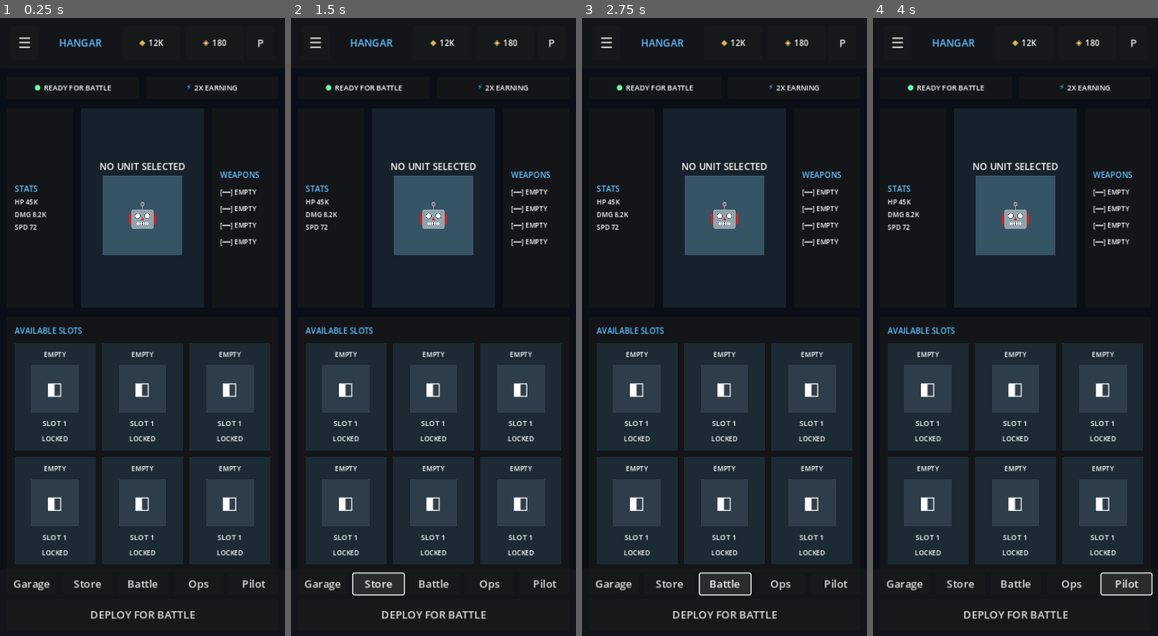
Above: before the commit, frames 1-4 (left to right).
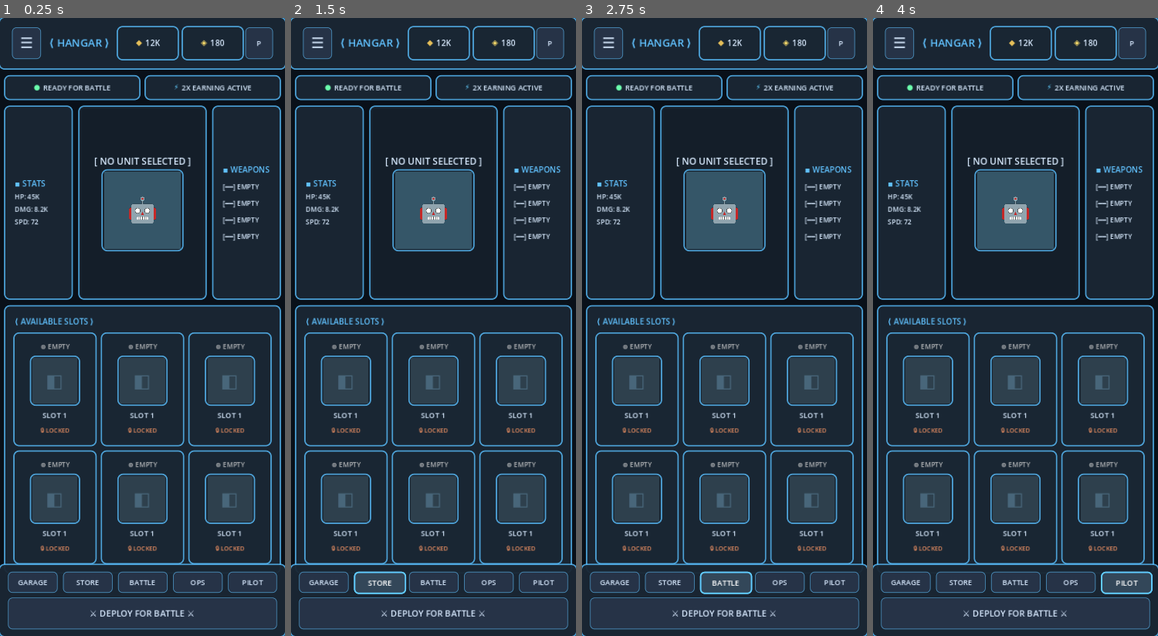
Above: after the commit, the same moments.

Repository: musikaalvin/godot-war-robots-hangar
Game: Godot game, scene res://scenes/HangarScreen.tscn
Same seed, same stepped clock (60 frames per second), same inputs: the game is played once before the commit and once after it.
Inputs:
- Up to frame 1 (0.25 s): no input
- Up to frame 2 (1.5 s): click "Garage" (after the commit: "GARAGE") at 0.5 s; click "Store" (after the commit: "STORE") at 1.25 s
- Up to frame 3 (2.75 s): click "Battle" (after the commit: "BATTLE") at 2 s
- Up to frame 4 (4 s): click "Ops" (after the commit: "OPS") at 2.75 s; click "Pilot" (after the commit: "PILOT") at 3.5 s

The runs differ from the first frame. In frame 1, 58% of the frame differs, in the area x 0-100%, y 0-100%; in frame 2, 58%; in frame 3, 58%; in frame 4, 58%.
Error in both runs: Invalid assignment of property or key 'text' with value of type 'String' on a base object of type 'Nil'. (res://scripts/RobotSlot.gd:11)

Commit message:
Add War Robots-style premium visuals, animations, and complete navigation UI with cool sci-fi accents.

Diff:
--- a/scenes/HangarScreen.tscn
+++ b/scenes/HangarScreen.tscn
@@ -1,6 +1,7 @@
 [gd_scene load_steps=2 format=3 uid="uid://csd7b1tkr4g5v"]
 
 [ext_resource type="Script" path="res://scripts/HangarScreen.gd" id="1_cf8o8"]
+[ext_resource type="Theme" path="res://themes/WarRobotsTheme.tres" id="2_wr0bot"]
 
 [node name="HangarScreen" type="Control"]
 layout_mode = 3
@@ -10,6 +11,7 @@
 grow_horizontal = 2
 grow_vertical = 2
 script = ExtResource("1_cf8o8")
+theme = ExtResource("2_wr0bot")
 
 [node name="Background" type="ColorRect" parent="."]
 layout_mode = 1
@@ -18,7 +20,16 @@
 anchor_bottom = 1.0
 grow_horizontal = 2
 grow_vertical = 2
-color = Color(0.04, 0.06, 0.09, 1)
+color = Color(0.03, 0.05, 0.08, 1)
+
+[node name="GradientOverlay" type="ColorRect" parent="."]
+layout_mode = 1
+anchors_preset = 15
+anchor_right = 1.0
+anchor_bottom = 1.0
+grow_horizontal = 2
+grow_vertical = 2
+color = Color(0.35, 0.75, 1, 0.02)
 
 [node name="TopBar" type="PanelContainer" parent="."]
 layout_mode = 1
@@ -54,11 +65,11 @@
 
 [node name="Title" type="Label" parent="TopBar/Margin/HBox"]
 layout_mode = 2
-text = "HANGAR"
+text = "⟨ HANGAR ⟩"
 horizontal_alignment = 1
 vertical_alignment = 1
-theme_override_colors/font_color = Color(0.38, 0.74, 1, 1)
-theme_override_font_sizes/font_size = 15
+theme_override_colors/font_color = Color(0.38, 0.76, 1, 1)
+theme_override_font_sizes/font_size = 16
 
 [node name="Spacer2" type="Control" parent="TopBar/Margin/HBox"]
 layout_mode = 2
@@ -69,7 +80,7 @@
 theme_override_constants/separation = 8
 
 [node name="Ag" type="PanelContainer" parent="TopBar/Margin/HBox/Resources"]
-custom_minimum_size = Vector2(88, 32)
+custom_minimum_size = Vector2(90, 32)
 layout_mode = 2
 
 [node name="MarginAg" type="MarginContainer" parent="TopBar/Margin/HBox/Resources/Ag"]
@@ -84,7 +95,7 @@
 [node name="Icon" type="Label" parent="TopBar/Margin/HBox/Resources/Ag/MarginAg/HBoxAg"]
 layout_mode = 2
 text = "◆"
-theme_override_colors/font_color = Color(0.87, 0.72, 0.36, 1)
+theme_override_colors/font_color = Color(0.9, 0.75, 0.35, 1)
 theme_override_font_sizes/font_size = 12
 
 [node name="Value" type="Label" parent="TopBar/Margin/HBox/Resources/Ag/MarginAg/HBoxAg"]
@@ -93,7 +104,7 @@
 theme_override_font_sizes/font_size = 12
 
 [node name="Au" type="PanelContainer" parent="TopBar/Margin/HBox/Resources"]
-custom_minimum_size = Vector2(88, 32)
+custom_minimum_size = Vector2(90, 32)
 layout_mode = 2
 
 [node name="MarginAu" type="MarginContainer" parent="TopBar/Margin/HBox/Resources/Au"]
@@ -108,7 +119,7 @@
 [node name="Icon" type="Label" parent="TopBar/Margin/HBox/Resources/Au/MarginAu/HBoxAu"]
 layout_mode = 2
 text = "◈"
-theme_override_colors/font_color = Color(1, 0.84, 0.42, 1)
+theme_override_colors/font_color = Color(1, 0.88, 0.42, 1)
 theme_override_font_sizes/font_size = 12
 
 [node name="Value" type="Label" parent="TopBar/Margin/HBox/Resources/Au/MarginAu/HBoxAu"]
@@ -137,7 +148,7 @@
 
 [node name="VBox" type="VBoxContainer" parent="Body"]
 layout_mode = 2
-theme_override_constants/separation = 14
+theme_override_constants/separation = 12
 
 [node name="StatusBar" type="HBoxContainer" parent="Body/VBox"]
 layout_mode = 2
@@ -190,7 +201,7 @@
 
 [node name="Text" type="Label" parent="Body/VBox/StatusBar/BoostStatus/Margin/HBox"]
 layout_mode = 2
-text = "2X EARNING"
+text = "2X EARNING ACTIVE"
 theme_override_font_sizes/font_size = 11
 
 [node name="MainContent" type="HBoxContainer" parent="Body/VBox"]
@@ -215,23 +226,23 @@
 
 [node name="Header" type="Label" parent="Body/VBox/MainContent/LeftPanel/Margin/VBox"]
 layout_mode = 2
-text = "STATS"
+text = "▪ STATS"
 theme_override_colors/font_color = Color(0.38, 0.76, 1, 1)
 theme_override_font_sizes/font_size = 12
 
 [node name="Stat1" type="Label" parent="Body/VBox/MainContent/LeftPanel/Margin/VBox"]
 layout_mode = 2
-text = "HP 45K"
+text = "HP: 45K"
 theme_override_font_sizes/font_size = 10
 
 [node name="Stat2" type="Label" parent="Body/VBox/MainContent/LeftPanel/Margin/VBox"]
 layout_mode = 2
-text = "DMG 8.2K"
+text = "DMG: 8.2K"
 theme_override_font_sizes/font_size = 10
 
 [node name="Stat3" type="Label" parent="Body/VBox/MainContent/LeftPanel/Margin/VBox"]
 layout_mode = 2
-text = "SPD 72"
+text = "SPD: 72"
 theme_override_font_sizes/font_size = 10
 
 [node name="PreviewPanel" type="PanelContainer" parent="Body/VBox/MainContent"]
@@ -245,7 +256,7 @@
 anchor_bottom = 1.0
 grow_horizontal = 2
 grow_vertical = 2
-color = Color(0.09, 0.13, 0.17, 1)
+color = Color(0.08, 0.12, 0.16, 1)
 
 [node name="Margin" type="MarginContainer" parent="Body/VBox/MainContent/PreviewPanel"]
 layout_mode = 2
@@ -260,7 +271,7 @@
 
 [node name="Name" type="Label" parent="Body/VBox/MainContent/PreviewPanel/Margin/VBox"]
 layout_mode = 2
-text = "NO UNIT SELECTED"
+text = "[ NO UNIT SELECTED ]"
 horizontal_alignment = 1
 theme_override_font_sizes/font_size = 14
 
@@ -308,7 +319,7 @@
 
 [node name="Header" type="Label" parent="Body/VBox/MainContent/RightPanel/Margin/VBox"]
 layout_mode = 2
-text = "WEAPONS"
+text = "▪ WEAPONS"
 theme_override_colors/font_color = Color(0.38, 0.76, 1, 1)
 theme_override_font_sizes/font_size = 12
 
@@ -349,7 +360,7 @@
 
 [node name="Header" type="Label" parent="Body/VBox/SlotsSection/Margin/VBox"]
 layout_mode = 2
-text = "AVAILABLE SLOTS"
+text = "⟨ AVAILABLE SLOTS ⟩"
 theme_override_colors/font_color = Color(0.38, 0.76, 1, 1)
 theme_override_font_sizes/font_size = 12
 
@@ -388,30 +399,31 @@
 [node name="GarageBtn" type="Button" parent="BottomBar/Margin/VBox/NavGrid"]
 layout_mode = 2
 size_flags_horizontal = 3
-text = "Garage"
+text = "GARAGE"
 
 [node name="StoreBtn" type="Button" parent="BottomBar/Margin/VBox/NavGrid"]
 layout_mode = 2
 size_flags_horizontal = 3
-text = "Store"
+text = "STORE"
 
 [node name="BattleBtn" type="Button" parent="BottomBar/Margin/VBox/NavGrid"]
 layout_mode = 2
 size_flags_horizontal = 3
-text = "Battle"
+text = "BATTLE"
 
 [node name="MissionsBtn" type="Button" parent="BottomBar/Margin/VBox/NavGrid"]
 layout_mode = 2
 size_flags_horizontal = 3
-text = "Ops"
+text = "OPS"
 
 [node name="ProfileBtn" type="Button" parent="BottomBar/Margin/VBox/NavGrid"]
 layout_mode = 2
 size_flags_horizontal = 3
-text = "Pilot"
+text = "PILOT"
 
 [node name="DeployBtn" type="Button" parent="BottomBar/Margin/VBox"]
 layout_mode = 2
 size_flags_horizontal = 3
 custom_minimum_size = Vector2(0, 48)
-text = "DEPLOY FOR BATTLE"
+text = "⚔ DEPLOY FOR BATTLE ⚔"
+theme_override_font_sizes/font_size = 13
--- a/scenes/RobotSlot.tscn
+++ b/scenes/RobotSlot.tscn
@@ -4,13 +4,7 @@
 
 [node name="RobotSlot" type="PanelContainer"]
 custom_minimum_size = Vector2(122, 150)
-offset_right = 122.0
-offset_bottom = 150.0
 script = ExtResource("1_t7v6u")
-
-[node name="Glow" type="ColorRect" parent="."]
-layout_mode = 2
-color = Color(0.11, 0.18, 0.22, 0.85)
 
 [node name="Margin" type="MarginContainer" parent="."]
 layout_mode = 2
@@ -26,9 +20,10 @@
 
 [node name="Badge" type="Label" parent="Margin/VBox"]
 layout_mode = 2
-text = "EMPTY"
+text = "⊗ EMPTY"
 horizontal_alignment = 1
 theme_override_font_sizes/font_size = 10
+theme_override_colors/font_color = Color(0.85, 0.85, 0.85, 0.8)
 
 [node name="Art" type="PanelContainer" parent="Margin/VBox"]
 custom_minimum_size = Vector2(72, 72)
@@ -42,7 +37,7 @@
 anchor_bottom = 1.0
 grow_horizontal = 2
 grow_vertical = 2
-color = Color(0.18, 0.24, 0.29, 1)
+color = Color(0.18, 0.25, 0.3, 1)
 
 [node name="SlotIcon" type="Label" parent="Margin/VBox/Art/SlotShape"]
 layout_mode = 1
@@ -54,7 +49,8 @@
 text = "◧"
 horizontal_alignment = 1
 vertical_alignment = 1
-theme_override_font_sizes/font_size = 26
+theme_override_font_sizes/font_size = 28
+theme_override_colors/font_color = Color(0.35, 0.5, 0.6, 0.6)
 
 [node name="Name" type="Label" parent="Margin/VBox"]
 layout_mode = 2
@@ -64,6 +60,7 @@
 
 [node name="Status" type="Label" parent="Margin/VBox"]
 layout_mode = 2
-text = "LOCKED"
+text = "🔒 LOCKED"
 horizontal_alignment = 1
-theme_override_font_sizes/font_size = 10
+theme_override_font_sizes/font_size = 9
+theme_override_colors/font_color = Color(1, 0.6, 0.4, 0.9)
--- a/scripts/HangarScreen.gd
+++ b/scripts/HangarScreen.gd
@@ -1,10 +1,18 @@
 extends Control
 
 @onready var slots_grid: GridContainer = $Body/VBox/SlotsSection/Margin/VBox/SlotsGrid
+@onready var deploy_btn: Button = $BottomBar/Margin/VBox/DeployBtn
+@onready var garage_btn: Button = $BottomBar/Margin/VBox/NavGrid/GarageBtn
+@onready var store_btn: Button = $BottomBar/Margin/VBox/NavGrid/StoreBtn
+@onready var battle_btn: Button = $BottomBar/Margin/VBox/NavGrid/BattleBtn
+@onready var missions_btn: Button = $BottomBar/Margin/VBox/NavGrid/MissionsBtn
+@onready var profile_btn: Button = $BottomBar/Margin/VBox/NavGrid/ProfileBtn
+
 const RobotSlotScene = preload("res://scenes/RobotSlot.tscn")
 
 func _ready() -> void:
     populate_slots()
+    setup_button_animations()
 
 func populate_slots() -> void:
     for child in slots_grid.get_children():
@@ -12,5 +20,19 @@
 
     for index in range(6):
         var slot = RobotSlotScene.instantiate()
-        slot.setup("slot_%d" % (index + 1), true)
+        slot.setup("SLOT %d" % (index + 1), true)
         slots_grid.add_child(slot)
+
+func setup_button_animations() -> void:
+    var buttons = [garage_btn, store_btn, battle_btn, missions_btn, profile_btn, deploy_btn]
+    for btn in buttons:
+        btn.mouse_entered.connect(func(): _on_button_hover(btn))
+        btn.mouse_exited.connect(func(): _on_button_unhover(btn))
+
+func _on_button_hover(btn: Button) -> void:
+    var tween = create_tween()
+    tween.tween_property(btn, "scale", Vector2(1.05, 1.05), 0.15)
+
+func _on_button_unhover(btn: Button) -> void:
+    var tween = create_tween()
+    tween.tween_property(btn, "scale", Vector2(1.0, 1.0), 0.15)
--- /dev/null
+++ b/scripts/UIAnimations.gd
@@ -0,0 +1,25 @@
+extends Node
+
+static func tween_scale(node: Node, target_scale: Vector2, duration: float = 0.2) -> Tween:
+    var tween = create_tween()
+    tween.tween_property(node, "scale", target_scale, duration)
+    return tween
+
+static func tween_modulate(node: CanvasItem, target_color: Color, duration: float = 0.2) -> Tween:
+    var tween = create_tween()
+    tween.tween_property(node, "modulate", target_color, duration)
+    return tween
+
+static func pulse_glow(node: CanvasItem, intensity: float = 1.2, duration: float = 0.6) -> Tween:
+    var tween = create_tween()
+    tween.set_loops()
+    var original_color = node.modulate
+    tween.tween_property(node, "modulate", original_color * Color(intensity, intensity, intensity, 1), duration / 2)
+    tween.tween_property(node, "modulate", original_color, duration / 2)
+    return tween
+
+static func slide_in(node: Control, from_pos: Vector2, to_pos: Vector2, duration: float = 0.3) -> Tween:
+    var tween = create_tween()
+    node.position = from_pos
+    tween.tween_property(node, "position", to_pos, duration)
+    return tween
--- /dev/null
+++ b/themes/WarRobotsTheme.tres
@@ -0,0 +1,95 @@
+[gd_resource type="Theme" load_steps=6 format=3]
+
+[sub_resource type="StyleBoxFlat" id="PanelStyle"]
+bg_color = Color(0.1, 0.15, 0.2, 0.95)
+corner_radius_top_left = 8
+corner_radius_top_right = 8
+corner_radius_bottom_right = 8
+corner_radius_bottom_left = 8
+border_width_left = 2
+border_width_top = 2
+border_width_right = 2
+border_width_bottom = 2
+border_color = Color(0.35, 0.75, 1, 0.8)
+expand_margin_left = 2.0
+expand_margin_top = 2.0
+expand_margin_right = 2.0
+expand_margin_bottom = 2.0
+
+[sub_resource type="StyleBoxFlat" id="ButtonNormal"]
+bg_color = Color(0.15, 0.2, 0.28, 1)
+corner_radius_top_left = 6
+corner_radius_top_right = 6
+corner_radius_bottom_right = 6
+corner_radius_bottom_left = 6
+border_width_left = 1
+border_width_top = 1
+border_width_right = 1
+border_width_bottom = 1
+border_color = Color(0.38, 0.76, 1, 0.6)
+content_margin_left = 12.0
+content_margin_top = 8.0
+content_margin_right = 12.0
+content_margin_bottom = 8.0
+
+[sub_resource type="StyleBoxFlat" id="ButtonHover"]
+bg_color = Color(0.2, 0.28, 0.35, 1)
+corner_radius_top_left = 6
+corner_radius_top_right = 6
+corner_radius_bottom_right = 6
+corner_radius_bottom_left = 6
+border_width_left = 2
+border_width_top = 2
+border_width_right = 2
+border_width_bottom = 2
+border_color = Color(0.38, 0.8, 1, 1)
+content_margin_left = 12.0
+content_margin_top = 8.0
+content_margin_right = 12.0
+content_margin_bottom = 8.0
+
+[sub_resource type="StyleBoxFlat" id="ButtonPressed"]
+bg_color = Color(0.35, 0.75, 1, 0.2)
+corner_radius_top_left = 6
+corner_radius_top_right = 6
+corner_radius_bottom_right = 6
+corner_radius_bottom_left = 6
+border_width_left = 2
+border_width_top = 2
+border_width_right = 2
+border_width_bottom = 2
+border_color = Color(0.38, 0.8, 1, 1)
+content_margin_left = 12.0
+content_margin_top = 8.0
+content_margin_right = 12.0
+content_margin_bottom = 8.0
+
+[sub_resource type="StyleBoxFlat" id="DeployButtonStyle"]
+bg_color = Color(0.35, 0.78, 1, 0.15)
+corner_radius_top_left = 10
+corner_radius_top_right = 10
+corner_radius_bottom_right = 10
+corner_radius_bottom_left = 10
+border_width_left = 2
+border_width_top = 2
+border_width_right = 2
+border_width_bottom = 2
+border_color = Color(0.35, 0.78, 1, 1)
+expand_margin_left = 3.0
+expand_margin_top = 3.0
+expand_margin_right = 3.0
+expand_margin_bottom = 3.0
+
+[resource]
+Button/colors/font_color = Color(0.85, 0.92, 1, 1)
+Button/colors/font_hover_color = Color(1, 1, 1, 1)
+Button/colors/font_pressed_color = Color(0.35, 0.78, 1, 1)
+Button/font_sizes/font_size = 11
+Button/styles/normal = SubResource("ButtonNormal")
+Button/styles/hover = SubResource("ButtonHover")
+Button/styles/pressed = SubResource("ButtonPressed")
+Button/styles/focus = SubResource("ButtonHover")
+Panel/styles/panel = SubResource("PanelStyle")
+PanelContainer/styles/panel = SubResource("PanelStyle")
+Label/font_sizes/font_size = 12
+Label/colors/font_color = Color(0.85, 0.92, 1, 1)
